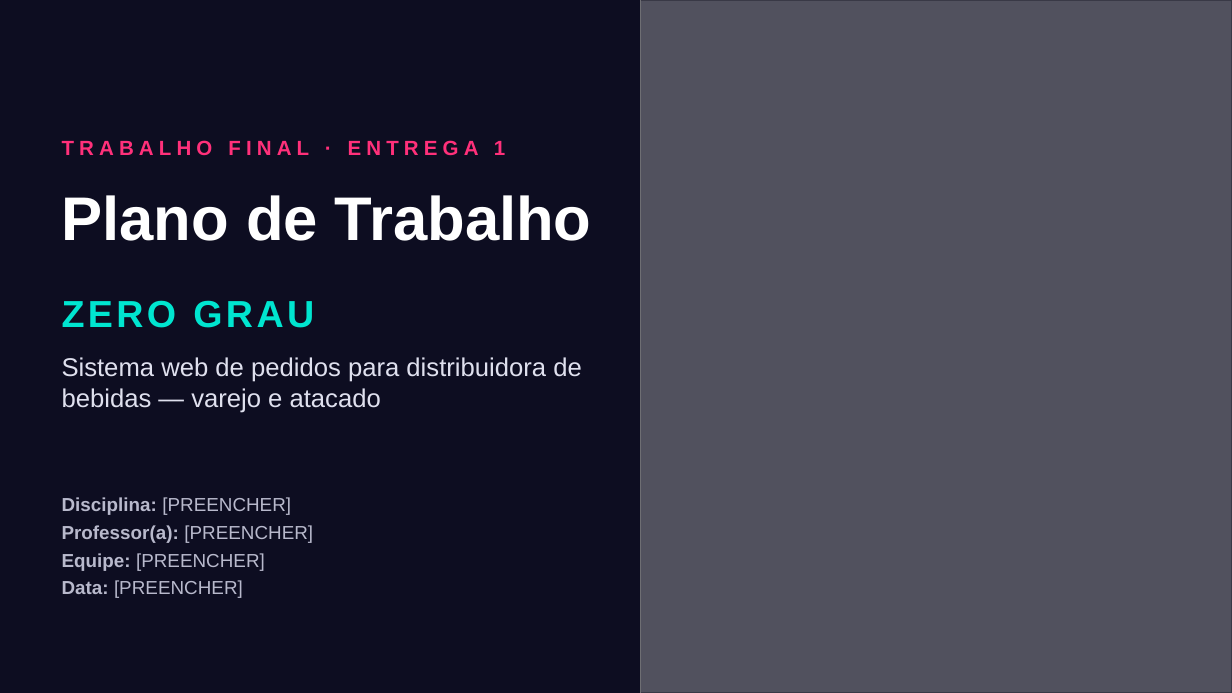
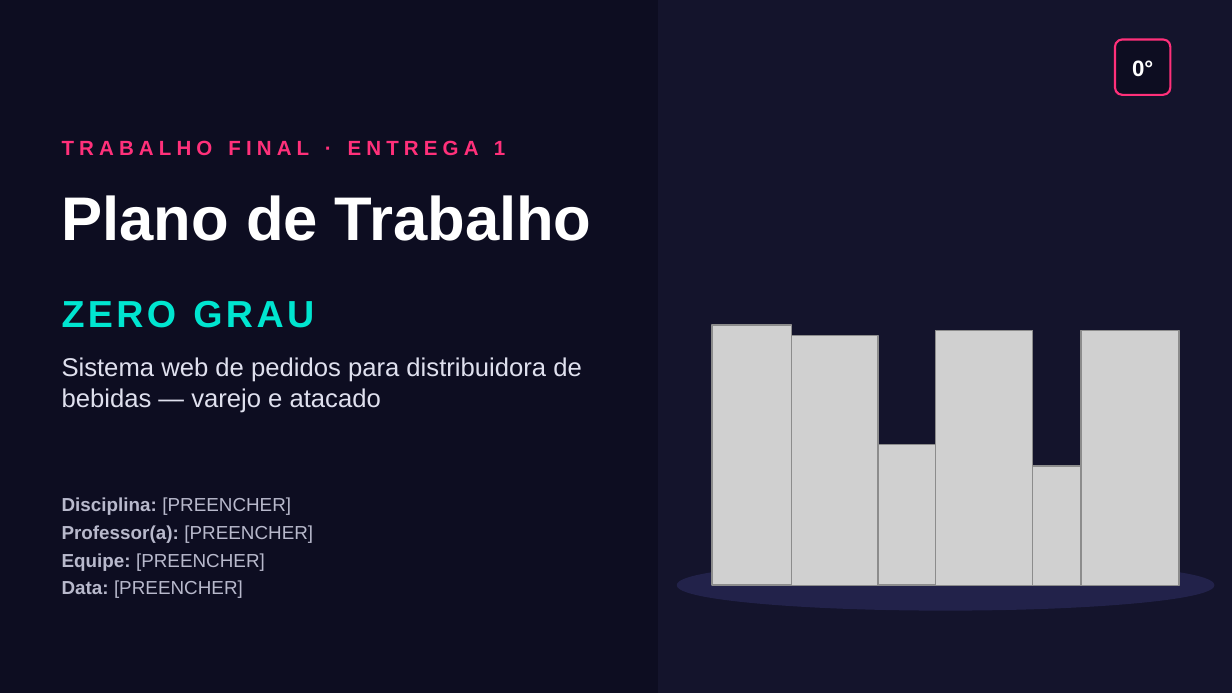
Before and after one commit to costamaiavitor/Site-Zero-Grau, a slide deck: slide 1 of docs/entrega-1/Entrega1_Apresentacao_ZeroGrau.pptx. Drawn at 1232x693 pixels with LibreOffice and Linux fonts; fonts in the diff are those of the drawing; grey boxes stand for pictures. Boxes give left, top, right and bottom in pixels: in the first picture for what was removed or moved away, otherwise in the second. Text is boxed around its words. In the diff, an @@ line names an element or a change of style, - is before the commit and + after.

```diff
--- a/docs/entrega-1/Entrega1_Apresentacao_ZeroGrau.pptx
+++ b/docs/entrega-1/Entrega1_Apresentacao_ZeroGrau.pptx
@@ picture removed at (x1=641, y1=0, x2=1232, y2=692) @@
@@ rectangle resized from (x1=641, y1=0, x2=1232, y2=692) to (x1=659, y1=0, x2=1232, y2=692) @@
@@ rectangle at (x1=659, y1=0, x2=1232, y2=692): fill #0D0D21 at 65% opacity to #14142C; outline none to #14142C 1 pt @@
@@ rounded rectangle added at (x1=1115, y1=39, x2=1170, y2=95), fill #0D0D21, outline #FF307A 1.25 pt @@
@@ text added at (x1=1132, y1=60, x2=1153, y2=77), 13 pt, text #FFFFFF, bold @@
+0°
@@ picture added at (x1=712, y1=325, x2=791, y2=585) @@
@@ picture added at (x1=791, y1=336, x2=877, y2=585) @@
@@ picture added at (x1=935, y1=330, x2=1032, y2=585) @@
@@ picture added at (x1=1080, y1=330, x2=1179, y2=585) @@
@@ picture added at (x1=878, y1=445, x2=935, y2=585) @@
@@ picture added at (x1=1032, y1=466, x2=1080, y2=585) @@
@@ ellipse added at (x1=678, y1=561, x2=1214, y2=610), fill #22224A, outline #22224A 1 pt @@
```
Also in this commit, not shown: 2 other files.
